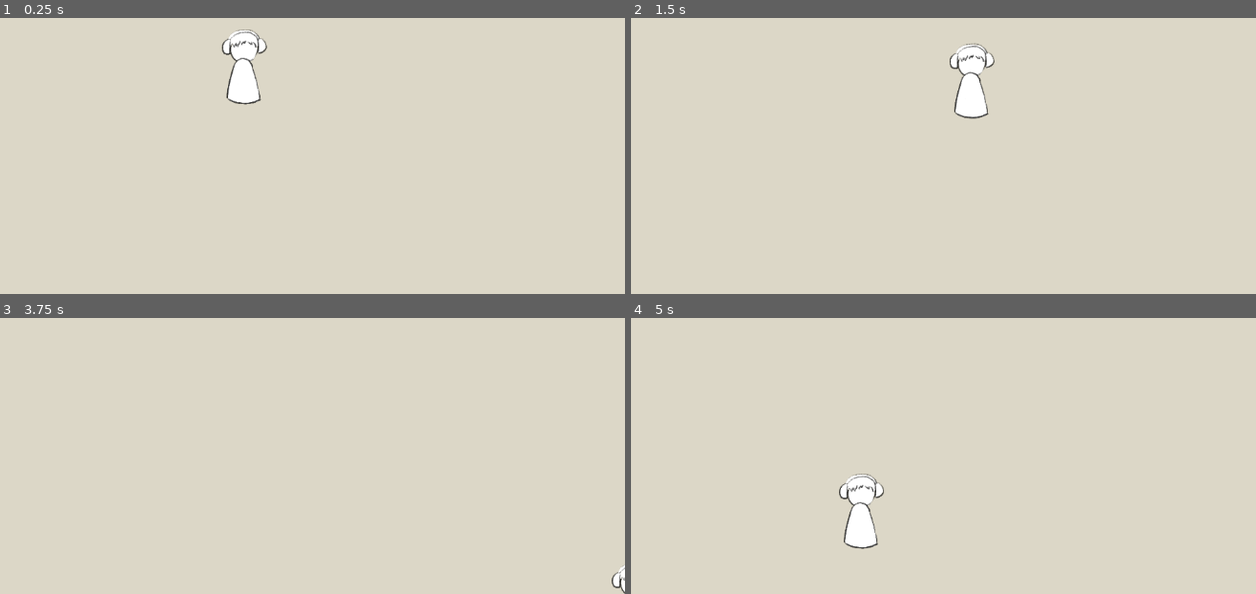
Above: before the commit, frames 1-4 (two rows, left to right).
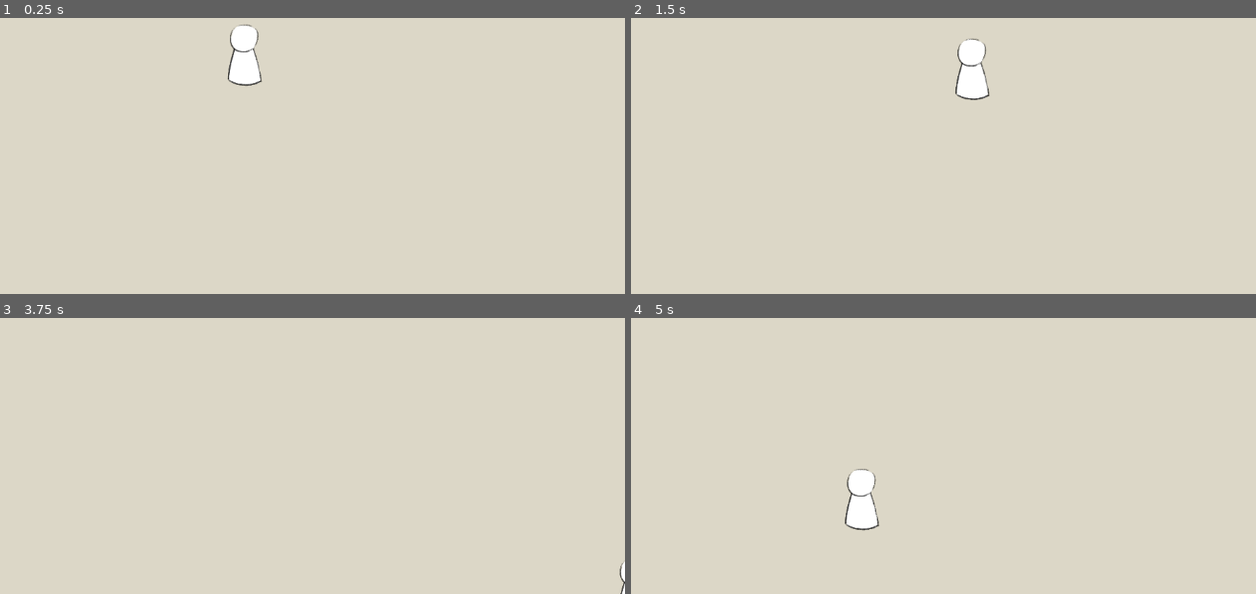
Above: after the commit, the same moments.

Repository: Mkath1423/uw-gdc-w26-game-jam
Game: Godot game, scene res://core/screens/start.tscn
Same seed, same stepped clock (60 frames per second), same inputs: the game is played once before the commit and once after it. The engine's default icon, where the game draws it, is replaced by a stand-in: a white triangle on a blue panel in a dark square.
Inputs:
- Up to frame 1 (0.25 s): no input
- Up to frame 2 (1.5 s): tap Enter at 0.5 s; hold D (right) 0.53-1.28 s; hold S (down) from 1.28 s (still down)
- Up to frame 3 (3.75 s): release S (down) at 2.03 s; hold D (right) 2.03-2.78 s; tap Space at 2.75 s; hold W (up) 2.78-3.53 s; tap Enter at 3.5 s; hold A (left) from 3.53 s (still down)
- Up to frame 4 (5 s): keep holding A (left)

The runs differ from the first frame. In frame 1, 0.9% of the frame differs, in the area x 35-43%, y 2-32%; in frame 2, 0.9%; in frame 3, 0.1%; in frame 4, 0.9%.

Commit message:
added outfit files

Diff:
--- /dev/null
+++ b/fitting-in/outfits/scenes/body_offset.tscn
@@ -0,0 +1,6 @@
+[gd_scene format=3 uid="uid://d06jaodnfrjhh"]
+
+[node name="body_accessory" type="Node2D" unique_id=550483700]
+
+[node name="offset" type="Node2D" parent="." unique_id=1241458596]
+position = Vector2(4, -130)
--- /dev/null
+++ b/fitting-in/outfits/scenes/hair/hair1.tres
@@ -0,0 +1,12 @@
+[gd_resource type="Resource" script_class="Accessory" format=3 uid="uid://c1herjh8l3tdk"]
+
+[ext_resource type="Script" uid="uid://wuf76ufyhu5v" path="res://outfits/scripts/accessory.gd" id="1_0gv0g"]
+[ext_resource type="Texture2D" uid="uid://dygq8xmqiffpw" path="res://sprites/hair_short_1.png" id="1_6fdrq"]
+[ext_resource type="PackedScene" uid="uid://d0qqagfvqvpna" path="res://outfits/scenes/hair/hair1.tscn" id="2_k3c5e"]
+
+[resource]
+script = ExtResource("1_0gv0g")
+icon = ExtResource("1_6fdrq")
+prefab = ExtResource("2_k3c5e")
+type = 1
+metadata/_custom_type_script = "uid://wuf76ufyhu5v"
--- a/fitting-in/outfits/scenes/hair/hair1.tscn
+++ b/fitting-in/outfits/scenes/hair/hair1.tscn
@@ -1,7 +1,9 @@
-[gd_scene format=3 uid="uid://tx7qk7s3c37t"]
+[gd_scene format=3 uid="uid://d0qqagfvqvpna"]
 
-[ext_resource type="Texture2D" uid="uid://dygq8xmqiffpw" path="res://sprites/hair_short_1.png" id="1_warkq"]
+[ext_resource type="PackedScene" uid="uid://cbqpc2vlvplb3" path="res://outfits/scenes/hair/hair_accessory.tscn" id="1_lbvog"]
+[ext_resource type="Texture2D" uid="uid://dygq8xmqiffpw" path="res://sprites/hair_short_1.png" id="2_5byfv"]
 
-[node name="Sprite2D2" type="Sprite2D" unique_id=1487839218]
-position = Vector2(6, 80)
-texture = ExtResource("1_warkq")
+[node name="head_accessory" unique_id=550483700 instance=ExtResource("1_lbvog")]
+
+[node name="front" parent="offset" parent_id_path=PackedInt32Array(1241458596) index="1" unique_id=435832870]
+texture = ExtResource("2_5byfv")
--- /dev/null
+++ b/fitting-in/outfits/scenes/hair/hair2.tres
@@ -0,0 +1,12 @@
+[gd_resource type="Resource" script_class="Accessory" format=3 uid="uid://b24f4dpgra753"]
+
+[ext_resource type="Texture2D" uid="uid://cladql7kgv6r5" path="res://sprites/hair_long_2_front.png" id="1_d7y07"]
+[ext_resource type="PackedScene" uid="uid://bf814hwofr1j0" path="res://outfits/scenes/hair/hair2.tscn" id="2_huhs8"]
+[ext_resource type="Script" uid="uid://wuf76ufyhu5v" path="res://outfits/scripts/accessory.gd" id="3_yhcyc"]
+
+[resource]
+script = ExtResource("3_yhcyc")
+icon = ExtResource("1_d7y07")
+prefab = ExtResource("2_huhs8")
+type = 1
+metadata/_custom_type_script = "uid://wuf76ufyhu5v"
--- /dev/null
+++ b/fitting-in/outfits/scenes/hair/hair2.tscn
@@ -0,0 +1,13 @@
+[gd_scene format=3 uid="uid://bf814hwofr1j0"]
+
+[ext_resource type="Texture2D" uid="uid://dlmvfnam7ytyg" path="res://sprites/hair_long_2_back.png" id="1_c1rcw"]
+[ext_resource type="PackedScene" uid="uid://cbqpc2vlvplb3" path="res://outfits/scenes/hair/hair_accessory.tscn" id="1_vdmdx"]
+[ext_resource type="Texture2D" uid="uid://cladql7kgv6r5" path="res://sprites/hair_long_2_front.png" id="2_vdmdx"]
+
+[node name="head_accessory" unique_id=550483700 instance=ExtResource("1_vdmdx")]
+
+[node name="back" parent="offset" parent_id_path=PackedInt32Array(1241458596) index="0" unique_id=511734927]
+texture = ExtResource("1_c1rcw")
+
+[node name="front" parent="offset" parent_id_path=PackedInt32Array(1241458596) index="1" unique_id=435832870]
+texture = ExtResource("2_vdmdx")
--- /dev/null
+++ b/fitting-in/outfits/scenes/hair/hair3.tres
@@ -0,0 +1,12 @@
+[gd_resource type="Resource" script_class="Accessory" format=3 uid="uid://cl7yt0honvggv"]
+
+[ext_resource type="Texture2D" uid="uid://de3fqy4in0v8l" path="res://sprites/hair_short_3.png" id="1_vycfg"]
+[ext_resource type="PackedScene" uid="uid://djp57a3ieuvmi" path="res://outfits/scenes/hair/hair3.tscn" id="2_h6ol4"]
+[ext_resource type="Script" uid="uid://wuf76ufyhu5v" path="res://outfits/scripts/accessory.gd" id="3_bs2mk"]
+
+[resource]
+script = ExtResource("3_bs2mk")
+icon = ExtResource("1_vycfg")
+prefab = ExtResource("2_h6ol4")
+type = 1
+metadata/_custom_type_script = "uid://wuf76ufyhu5v"
--- /dev/null
+++ b/fitting-in/outfits/scenes/hair/hair3.tscn
@@ -0,0 +1,9 @@
+[gd_scene format=3 uid="uid://djp57a3ieuvmi"]
+
+[ext_resource type="PackedScene" uid="uid://cbqpc2vlvplb3" path="res://outfits/scenes/hair/hair_accessory.tscn" id="1_yjk4e"]
+[ext_resource type="Texture2D" uid="uid://de3fqy4in0v8l" path="res://sprites/hair_short_3.png" id="2_awrq8"]
+
+[node name="head_accessory" unique_id=550483700 instance=ExtResource("1_yjk4e")]
+
+[node name="front" parent="offset" parent_id_path=PackedInt32Array(1241458596) index="1" unique_id=435832870]
+texture = ExtResource("2_awrq8")
--- /dev/null
+++ b/fitting-in/outfits/scenes/hair/hair_accessory.tscn
@@ -0,0 +1,10 @@
+[gd_scene format=3 uid="uid://cbqpc2vlvplb3"]
+
+[ext_resource type="PackedScene" uid="uid://butx7mth5uv72" path="res://outfits/scenes/head_offset.tscn" id="1_wt6l4"]
+
+[node name="head_accessory" unique_id=550483700 instance=ExtResource("1_wt6l4")]
+
+[node name="back" type="Sprite2D" parent="offset" parent_id_path=PackedInt32Array(1241458596) index="0" unique_id=511734927]
+
+[node name="front" type="Sprite2D" parent="offset" parent_id_path=PackedInt32Array(1241458596) index="1" unique_id=435832870]
+z_index = 5
--- /dev/null
+++ b/fitting-in/outfits/scenes/hat/hat1.tres
@@ -0,0 +1,11 @@
+[gd_resource type="Resource" script_class="Accessory" format=3 uid="uid://lspafseqw1rk"]
+
+[ext_resource type="Texture2D" uid="uid://0je1wpb5un75" path="res://sprites/acc_headphones_1.png" id="1_r5jsh"]
+[ext_resource type="PackedScene" uid="uid://d0ixhd0np712d" path="res://outfits/scenes/hat/hat1.tscn" id="2_61tg7"]
+[ext_resource type="Script" uid="uid://wuf76ufyhu5v" path="res://outfits/scripts/accessory.gd" id="3_bs2mk"]
+
+[resource]
+script = ExtResource("3_bs2mk")
+icon = ExtResource("1_r5jsh")
+prefab = ExtResource("2_61tg7")
+metadata/_custom_type_script = "uid://wuf76ufyhu5v"
--- a/fitting-in/outfits/scenes/hat/hat1.tscn
+++ b/fitting-in/outfits/scenes/hat/hat1.tscn
@@ -1,7 +1,9 @@
 [gd_scene format=3 uid="uid://d0ixhd0np712d"]
 
 [ext_resource type="Texture2D" uid="uid://0je1wpb5un75" path="res://sprites/acc_headphones_1.png" id="1_1du37"]
+[ext_resource type="PackedScene" uid="uid://diix8o4k50iq3" path="res://outfits/scenes/hat/hat_accessory.tscn" id="1_qlnsx"]
 
-[node name="Sprite2D" type="Sprite2D" unique_id=468560947]
-position = Vector2(6, 80)
+[node name="head_accessory" unique_id=550483700 instance=ExtResource("1_qlnsx")]
+
+[node name="accessory" parent="offset" parent_id_path=PackedInt32Array(1241458596) index="0" unique_id=1889410262]
 texture = ExtResource("1_1du37")
--- /dev/null
+++ b/fitting-in/outfits/scenes/hat/hat_accessory.tscn
@@ -0,0 +1,8 @@
+[gd_scene format=3 uid="uid://diix8o4k50iq3"]
+
+[ext_resource type="PackedScene" uid="uid://butx7mth5uv72" path="res://outfits/scenes/head_offset.tscn" id="1_lfl67"]
+
+[node name="head_accessory" unique_id=550483700 instance=ExtResource("1_lfl67")]
+
+[node name="accessory" type="Sprite2D" parent="offset" parent_id_path=PackedInt32Array(1241458596) index="0" unique_id=1889410262]
+z_index = 6
--- a/fitting-in/outfits/scenes/head/head1.tscn
+++ b/fitting-in/outfits/scenes/head/head1.tscn
@@ -1,7 +1,10 @@
 [gd_scene format=3 uid="uid://21cljx5iw3lt"]
 
 [ext_resource type="Texture2D" uid="uid://dokmcs5x0e4ix" path="res://sprites/head_base.png" id="1_0m6nx"]
+[ext_resource type="PackedScene" uid="uid://butx7mth5uv72" path="res://outfits/scenes/head_offset.tscn" id="1_04255"]
 
-[node name="Sprite2D" type="Sprite2D" unique_id=699553729]
-position = Vector2(6, 79)
+[node name="head_accessory" unique_id=550483700 instance=ExtResource("1_04255")]
+
+[node name="Sprite2D" type="Sprite2D" parent="offset" parent_id_path=PackedInt32Array(1241458596) index="0" unique_id=1148158803]
+z_index = 4
 texture = ExtResource("1_0m6nx")
--- /dev/null
+++ b/fitting-in/outfits/scenes/head_offset.tscn
@@ -0,0 +1,6 @@
+[gd_scene format=3 uid="uid://butx7mth5uv72"]
+
+[node name="head_accessory" type="Node2D" unique_id=550483700]
+
+[node name="offset" type="Node2D" parent="." unique_id=1241458596]
+position = Vector2(6, 80)
--- /dev/null
+++ b/fitting-in/outfits/scenes/held/held1.tres
@@ -0,0 +1,16 @@
+[gd_resource type="Resource" script_class="Accessory" format=3 uid="uid://d1fenbbm6mx1m"]
+
+[ext_resource type="Texture2D" uid="uid://bocmeq1jhvskl" path="res://sprites/acc_handbag_1.png" id="1_5bav1"]
+[ext_resource type="PackedScene" uid="uid://cys4m0ebitk8c" path="res://outfits/scenes/held/held1.tscn" id="2_bm2hd"]
+[ext_resource type="Script" uid="uid://wuf76ufyhu5v" path="res://outfits/scripts/accessory.gd" id="3_kkg5y"]
+
+[sub_resource type="AtlasTexture" id="AtlasTexture_5bav1"]
+atlas = ExtResource("1_5bav1")
+region = Rect2(117, 168.84607, 81.00011, 165.65399)
+
+[resource]
+script = ExtResource("3_kkg5y")
+icon = SubResource("AtlasTexture_5bav1")
+prefab = ExtResource("2_bm2hd")
+type = 3
+metadata/_custom_type_script = "uid://wuf76ufyhu5v"
--- /dev/null
+++ b/fitting-in/outfits/scenes/held/held1.tscn
@@ -0,0 +1,9 @@
+[gd_scene format=3 uid="uid://cys4m0ebitk8c"]
+
+[ext_resource type="PackedScene" uid="uid://jqet84nmrr2h" path="res://outfits/scenes/held/held_accessory.tscn" id="1_0t4al"]
+[ext_resource type="Texture2D" uid="uid://bocmeq1jhvskl" path="res://sprites/acc_handbag_1.png" id="2_rbnqm"]
+
+[node name="body_accessory" unique_id=550483700 instance=ExtResource("1_0t4al")]
+
+[node name="held" parent="offset" parent_id_path=PackedInt32Array(1241458596) index="0" unique_id=1433749656]
+texture = ExtResource("2_rbnqm")
--- /dev/null
+++ b/fitting-in/outfits/scenes/held/held_accessory.tscn
@@ -0,0 +1,8 @@
+[gd_scene format=3 uid="uid://jqet84nmrr2h"]
+
+[ext_resource type="PackedScene" uid="uid://d06jaodnfrjhh" path="res://outfits/scenes/body_offset.tscn" id="1_pumye"]
+
+[node name="body_accessory" unique_id=550483700 instance=ExtResource("1_pumye")]
+
+[node name="held" type="Sprite2D" parent="offset" parent_id_path=PackedInt32Array(1241458596) index="0" unique_id=1433749656]
+z_index = 6
--- /dev/null
+++ b/fitting-in/outfits/scenes/shirt/shirt1.tres
@@ -0,0 +1,12 @@
+[gd_resource type="Resource" script_class="Accessory" format=3 uid="uid://qrs7sxjv6kxj"]
+
+[ext_resource type="Texture2D" uid="uid://bylc6knw7bbai" path="res://sprites/body_base.png" id="1_2kdnn"]
+[ext_resource type="PackedScene" uid="uid://dk6qjqv42okft" path="res://outfits/scenes/shirt/shirt1.tscn" id="2_lirah"]
+[ext_resource type="Script" uid="uid://wuf76ufyhu5v" path="res://outfits/scripts/accessory.gd" id="3_s5kpj"]
+
+[resource]
+script = ExtResource("3_s5kpj")
+icon = ExtResource("1_2kdnn")
+prefab = ExtResource("2_lirah")
+type = 2
+metadata/_custom_type_script = "uid://wuf76ufyhu5v"
--- /dev/null
+++ b/fitting-in/outfits/scenes/shirt/shirt1.tscn
@@ -0,0 +1,9 @@
+[gd_scene format=3 uid="uid://dk6qjqv42okft"]
+
+[ext_resource type="PackedScene" uid="uid://b1o43ghaxrh1s" path="res://outfits/scenes/shirt/shirt_accessory.tscn" id="1_suxdx"]
+[ext_resource type="Texture2D" uid="uid://bylc6knw7bbai" path="res://sprites/body_base.png" id="2_e17c5"]
+
+[node name="body_accessory" unique_id=550483700 instance=ExtResource("1_suxdx")]
+
+[node name="shirt" parent="offset" parent_id_path=PackedInt32Array(1241458596) index="0" unique_id=842838158]
+texture = ExtResource("2_e17c5")
--- /dev/null
+++ b/fitting-in/outfits/scenes/shirt/shirt_accessory.tscn
@@ -0,0 +1,8 @@
+[gd_scene format=3 uid="uid://b1o43ghaxrh1s"]
+
+[ext_resource type="PackedScene" uid="uid://d06jaodnfrjhh" path="res://outfits/scenes/body_offset.tscn" id="1_cd0fw"]
+
+[node name="body_accessory" unique_id=550483700 instance=ExtResource("1_cd0fw")]
+
+[node name="shirt" type="Sprite2D" parent="offset" parent_id_path=PackedInt32Array(1241458596) index="0" unique_id=842838158]
+z_index = 1
--- a/fitting-in/people/person.tscn
+++ b/fitting-in/people/person.tscn
@@ -1,10 +1,8 @@
 [gd_scene format=3 uid="uid://bs02j5ybgumyu"]
 
 [ext_resource type="Script" uid="uid://b2gqy3upn2kg4" path="res://people/scripts/person.gd" id="1_303gn"]
-[ext_resource type="Texture2D" uid="uid://bylc6knw7bbai" path="res://sprites/body_base.png" id="2_64fyo"]
+[ext_resource type="PackedScene" uid="uid://dk6qjqv42okft" path="res://outfits/scenes/shirt/shirt1.tscn" id="2_j7e3k"]
 [ext_resource type="PackedScene" uid="uid://21cljx5iw3lt" path="res://outfits/scenes/head/head1.tscn" id="3_s4xmb"]
-[ext_resource type="PackedScene" uid="uid://tx7qk7s3c37t" path="res://outfits/scenes/hair/hair1.tscn" id="4_64fyo"]
-[ext_resource type="PackedScene" uid="uid://d0ixhd0np712d" path="res://outfits/scenes/hat/hat1.tscn" id="5_s4xmb"]
 
 [node name="Person" type="Node2D" unique_id=67439441 node_paths=PackedStringArray("head_anchor", "hair_anchor", "hat_anchor", "shirt_anchor", "hold_anchor")]
 script = ExtResource("1_303gn")
@@ -18,25 +16,18 @@
 position = Vector2(0, -141)
 
 [node name="Shirt" type="Node2D" parent="." unique_id=1632560326]
-position = Vector2(-1, -45)
 
-[node name="Sprite2D" type="Sprite2D" parent="Shirt" unique_id=861786342]
-texture = ExtResource("2_64fyo")
+[node name="body_accessory" parent="Shirt" unique_id=550483700 instance=ExtResource("2_j7e3k")]
 
 [node name="head_anchor" type="Node2D" parent="." unique_id=830305045]
-position = Vector2(0, -141)
+position = Vector2(-1, -190)
+
+[node name="Hair" type="Node2D" parent="head_anchor" unique_id=1677138840]
 
 [node name="Head" type="Node2D" parent="head_anchor" unique_id=407866713]
 
-[node name="Sprite2D" parent="head_anchor/Head" unique_id=699553729 instance=ExtResource("3_s4xmb")]
-
-[node name="Hair" type="Node2D" parent="head_anchor" unique_id=1677138840]
-
-[node name="Sprite2D2" parent="head_anchor/Hair" unique_id=1487839218 instance=ExtResource("4_64fyo")]
+[node name="head_accessory" parent="head_anchor/Head" unique_id=1422147221 instance=ExtResource("3_s4xmb")]
 
 [node name="Hat" type="Node2D" parent="head_anchor" unique_id=1910772692]
 
-[node name="Sprite2D" parent="head_anchor/Hat" unique_id=468560947 instance=ExtResource("5_s4xmb")]
-
 [node name="Hold" type="Node2D" parent="." unique_id=926230128]
-position = Vector2(0, -42)
Binary file added: fitting-in/sprites/acc_handbag_1.png
Not shown, added: fitting-in/sprites/acc_handbag_1.png.import
Binary file added: fitting-in/sprites/acc_handbag_2.png
Not shown, added: fitting-in/sprites/acc_handbag_2.png.import
Binary file added: fitting-in/sprites/acc_handbag_3.png
Not shown, added: fitting-in/sprites/acc_handbag_3.png.import
Binary file added: fitting-in/sprites/hair_long_2_back.png
Not shown, added: fitting-in/sprites/hair_long_2_back.png.import
Binary file added: fitting-in/sprites/hair_long_2_front.png
Not shown, added: fitting-in/sprites/hair_long_2_front.png.import
Binary file added: fitting-in/sprites/neck.png
Not shown, added: fitting-in/sprites/neck.png.import
